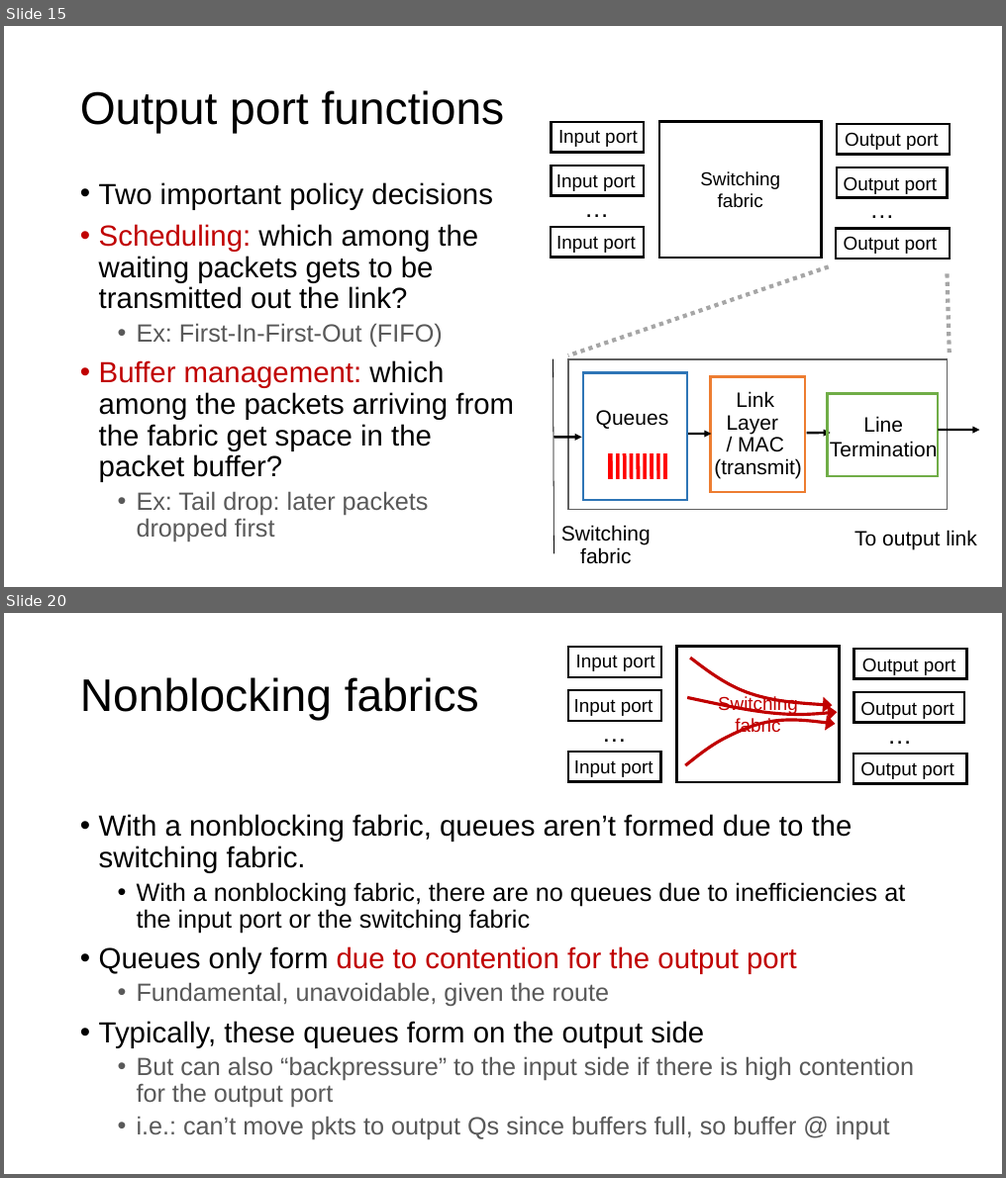
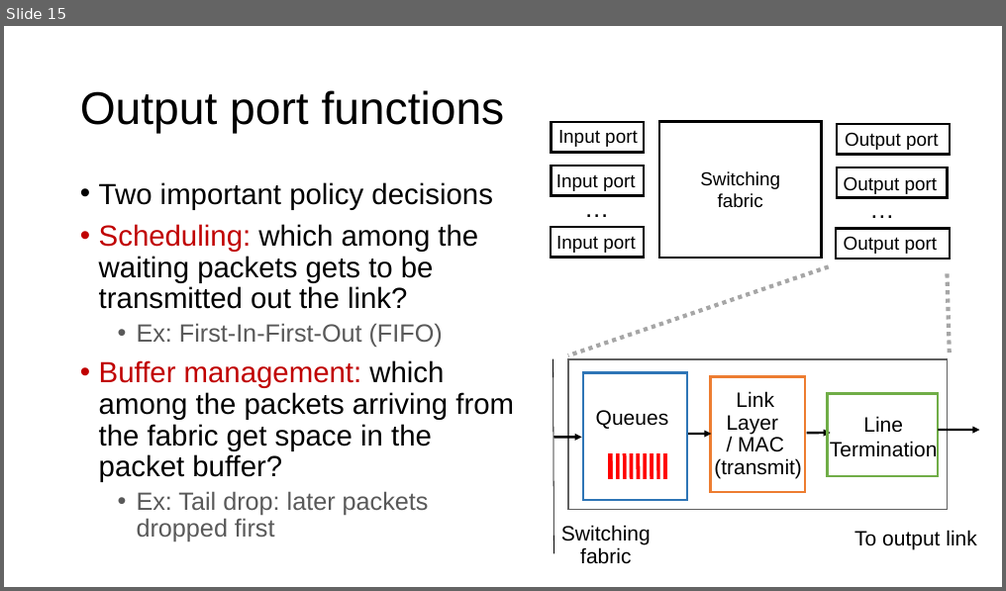
Before and after one commit to ngsrinivas/coursegen, a slide deck: ex/352-F24/staging/352-F24/lectures/21-net-routers.pptx. Shown one above the other, each under a label of ours: slides 15 and 20 before the commit, slide 15 after it; the slides between them are not shown. The pictures are 1006x1178 and 1006x591 pixels, drawn with LibreOffice and Linux fonts; fonts in the diff are those of the drawing. Boxes give left, top, right and bottom in pixels: in the first picture for what was removed or moved away, otherwise in the second. Text is boxed around its words. In the diff, an @@ line names an element or a change of style, - is before the commit and + after.

```diff
--- a/ex/352-F24/staging/352-F24/lectures/21-net-routers.pptx
+++ b/ex/352-F24/staging/352-F24/lectures/21-net-routers.pptx
@@ slide 20 removed at (4, 613, 1002, 1174), background #FFFFFF @@
@@ freeform shape removed at (690, 658, 833, 706) @@
@@ title removed at (80, 677, 479, 721) @@
-Nonblocking fabrics
@@ freeform shape removed at (687, 697, 838, 714) @@
@@ freeform shape removed at (685, 720, 835, 765) @@
@@ group removed at (568, 646, 967, 783): 9 texts, 7 rectangles @@
-…
-…
-Switching fabric
-Input port
-Input port
-Input port
-Output port
-Output port
-Output port
@@ text removed at (99, 814, 914, 1140) @@
-• With a nonblocking fabric, queues aren’t formed due to the switching fabric.
-  • With a nonblocking fabric, there are no queues due to inefficiencies at the input port or the switching fabric
-• Queues only form due to contention for the output port
-  • Fundamental, unavoidable, given the route
-• Typically, these queues form on the output side
-  • But can also “backpressure” to the input side if there is high contention for the output port
-  • i.e.: can’t move pkts to output Qs since buffers full, so buffer @ input
```
Also in this commit, not shown: 17 other slides removed, 4 other files.
